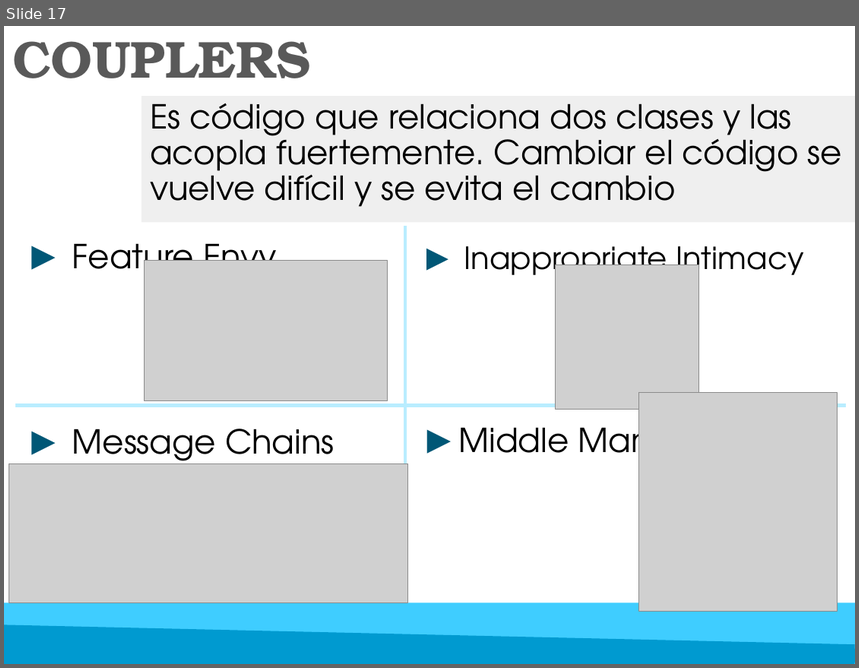
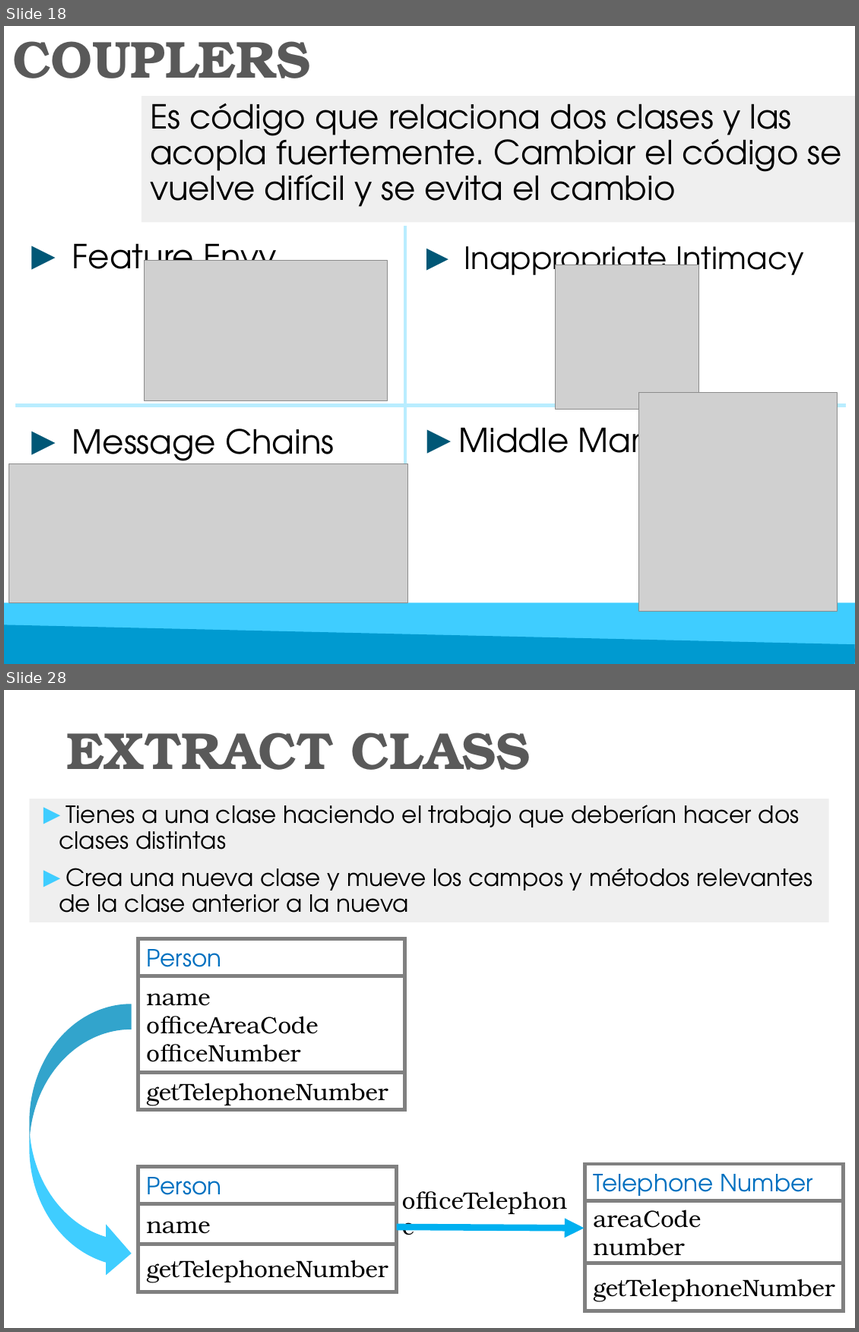
Before and after one commit to luisgepeto/RefactoringCourse, a slide deck: Presentacion/Refactoring.pptx. Shown one above the other, each under a label of ours: slide 17 before the commit, slides 18 and 28 after it; the slides between them are not shown. The pictures are 859x668 and 859x1332 pixels, drawn with LibreOffice and Linux fonts; fonts in the diff are those of the drawing; grey boxes stand for pictures. Boxes give left, top, right and bottom in pixels: in the first picture for what was removed or moved away, otherwise in the second. Text is boxed around its words. In the diff, an @@ line names an element or a change of style, - is before the commit and + after.

```diff
--- a/Presentacion/Refactoring.pptx
+++ b/Presentacion/Refactoring.pptx
@@ slide 28 added at [4,690,855,1328], background #FFFFFF @@
@@ title added at [67,733,531,770], 44 pt, text #595959, bold @@
+EXTRACT CLASS
@@ text added at [30,799,829,923], fill #D9D9D9 at 40% opacity, 20 pt, text #000000 @@
+► Tienes a una clase haciendo el trabajo que deberían hacer dos clases distintas
+► Crea una nueva clase y mueve los campos y métodos relevantes de la clase anterior a la nueva
@@ rectangle added at [138,939,405,975], outline #808080 3 pt, 20 pt, text #0070C0 @@
+Person
@@ rectangle added at [138,976,405,1073], outline #808080 3 pt, 20 pt, text #000000 @@
+name
+officeAreaCode
+officeNumber
@@ curved left arrow added at [30,1004,132,1279], fill #3FCDFF @@
@@ rectangle added at [138,1073,405,1110], outline #808080 3 pt, 20 pt, text #000000 @@
+getTelephoneNumber
@@ rectangle added at [138,1167,396,1204], outline #808080 3 pt, 20 pt, text #0070C0 @@
+Person
@@ rectangle added at [585,1164,843,1201], outline #808080 3 pt, 20 pt, text #0070C0 @@
+Telephone Number
@@ text added at [394,1185,588,1219], 20 pt, text #000000 @@
+officeTelephone
@@ rectangle added at [138,1204,396,1244], outline #808080 3 pt, 20 pt, text #000000 @@
+name
@@ rectangle added at [585,1201,843,1264], outline #808080 3 pt, 20 pt, text #000000 @@
+areaCode
+number
@@ arrow added from (396, 1227) to (585, 1228), #00B0F0 5.5 pt @@
@@ rectangle added at [138,1244,396,1292], outline #808080 3 pt, 20 pt, text #000000 @@
+getTelephoneNumber
@@ rectangle added at [585,1264,843,1312], outline #808080 3 pt, 20 pt, text #000000 @@
+getTelephoneNumber
@@ what was slide 17 is now slide 18 @@
```
Also in this commit, not shown: 9 slides changed, 25 other slides added, 4 other files.
